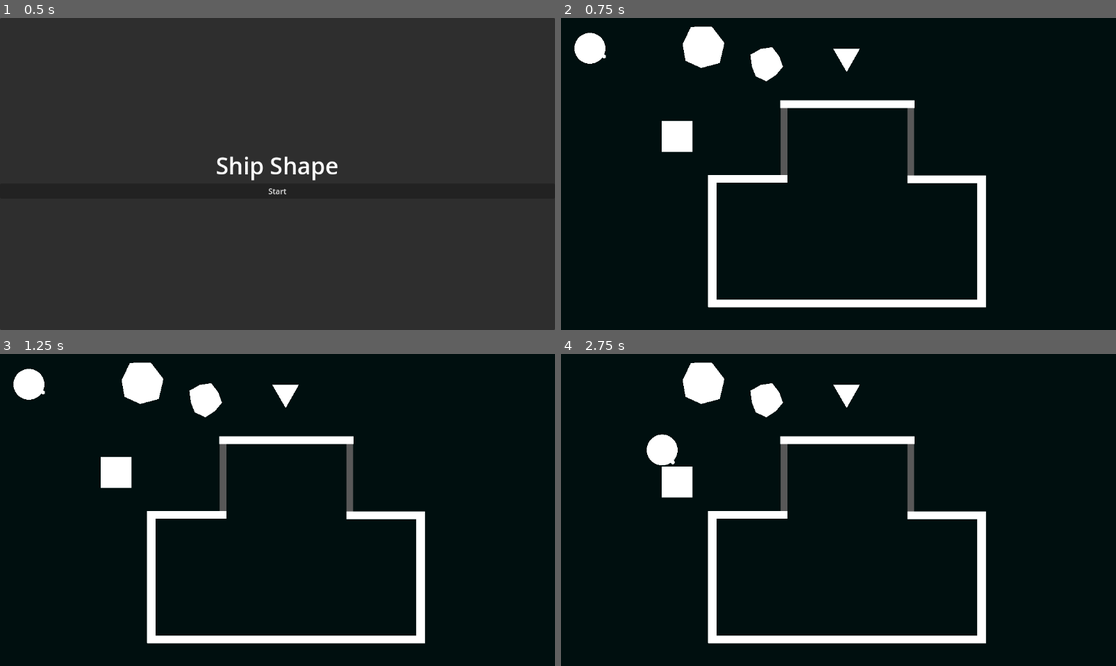
Above: before the commit, frames 1-4 (two rows, left to right).
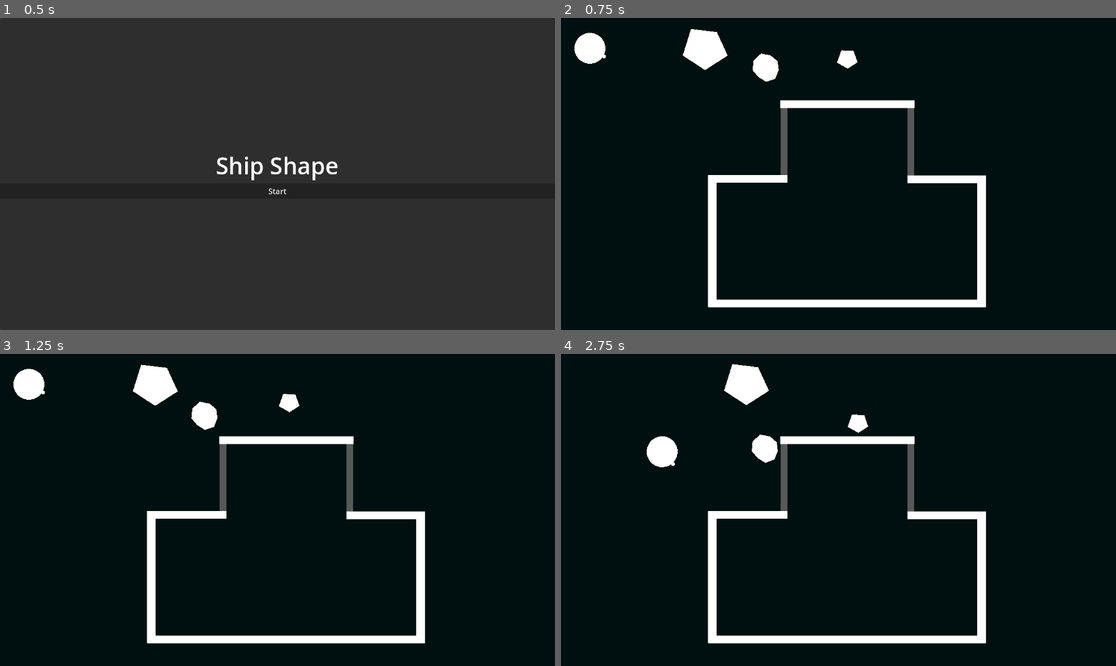
Above: after the commit, the same moments.

Repository: Burger-Bois/ld58
Game: Godot game, scene res://src/main.tscn
The game is run twice, just before and just after one commit, with the same random seed, the same clock (stepped at 60 frames per second) and the same inputs.
Inputs (mouse positions are in pixels of both pictures, inside the frame that each line leads up to):
- Up to frame 1 (0.5 s): no input
- Up to frame 2 (0.75 s): click "Start" at 0.5 s
- Up to frame 3 (1.25 s): no input
- Up to frame 4 (2.75 s): move the mouse to (960, 494) at 1.27 s; hold D (player_move_right) 1.28-2.03 s; click (960, 494) at 1.35 s; move the mouse to (727, 525) at 2.02 s; hold S (player_move_down) from 2.03 s (still down); click (727, 525) at 2.1 s

Frame 1 is identical in both runs. In frame 2, 1.0% of the frame differs, in the area x 18-54%, y 2-43%; in frame 3, 1.9%; in frame 4, 3.1%, in the area x 15-56%, y 2-47%.

Commit message:
add random force to spawned objects

Diff:
--- a/src/object/random_object.gd
+++ b/src/object/random_object.gd
@@ -2,16 +2,20 @@
 
 func _init() -> void:
 
-	var random_points = create_deformed_polygon(randf_range(3,10), randf_range(20,60))
+	var random_points = generate_polygon_points(randi_range(3,10), randi_range(20,60))
 	var polygon = Polygon2D.new()
 	var collision = CollisionPolygon2D.new()
 	polygon.set_polygon(random_points)
 	collision.set_polygon(random_points)
 	add_child(polygon)
 	add_child(collision)
+	var direction = Vector2(randf_range(0, TAU), randf_range(0, TAU))
+	var rotation = randf_range(-PI/4, PI/4)
+	var speed = randf_range(2,10)
+	apply_central_impulse(direction.rotated(rotation) * speed)
 
 
-func create_deformed_polygon(vertex_count : int, radius : float) -> PackedVector2Array:
+func generate_polygon_points(vertex_count : int, radius : float) -> PackedVector2Array:
 	var points : PackedVector2Array = []
 	var angle_increment : float = TAU / vertex_count
 	for i in vertex_count:
--- a/src/stage/stage.tscn
+++ b/src/stage/stage.tscn
@@ -1,7 +1,6 @@
-[gd_scene load_steps=20 format=3 uid="uid://ctgo8mssfywbo"]
+[gd_scene load_steps=19 format=3 uid="uid://ctgo8mssfywbo"]
 
 [ext_resource type="PackedScene" uid="uid://i241o52relhs" path="res://src/player/player.tscn" id="1_dnqew"]
-[ext_resource type="PackedScene" uid="uid://dwsljw5cg21qt" path="res://src/object/object.tscn" id="2_60fcs"]
 [ext_resource type="PackedScene" uid="uid://di3ankhvi8xyx" path="res://src/object/random_object.tscn" id="3_78rax"]
 
 [sub_resource type="QuadMesh" id="QuadMesh_dnqew"]
@@ -180,9 +179,6 @@
 shape = SubResource("RectangleShape2D_s633r")
 one_way_collision_margin = 12.1
 
-[node name="Object" parent="." instance=ExtResource("2_60fcs")]
-position = Vector2(241, 246)
-
 [node name="RandomObject" parent="." instance=ExtResource("3_78rax")]
 position = Vector2(291, 63)
 
